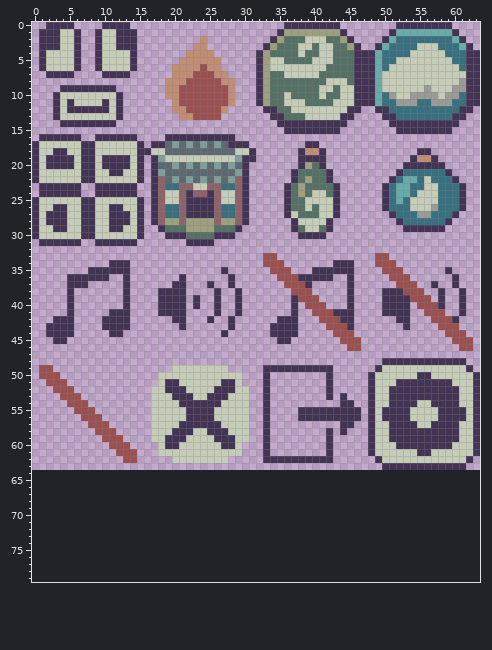
File history of a sprite sheet, src/ui/icons.png. This is how it looked before the edit.
The file is 64x64 pixels. The old version is drawn lined up with the new one, on the new canvas.
Once edited:
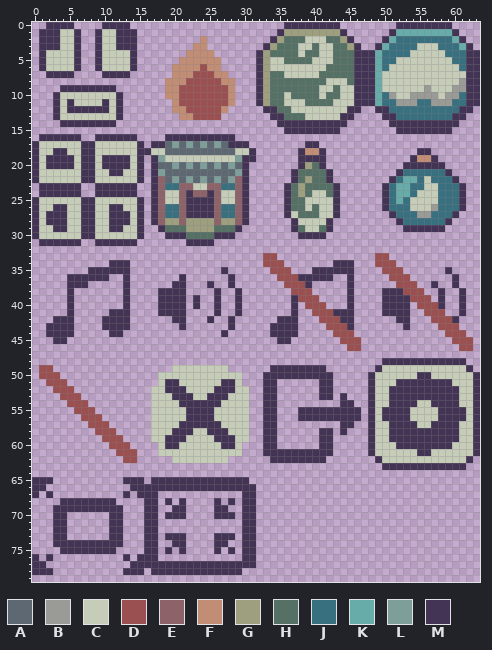
Palette (. is transparent): A #5d6872  B #9a9a97  C #c5ccb8  D #9a4f50  E #8d6268  F #c28d75  G #9d9f7f  H #557064  J #387080  K #68aca9  L #7e9e99  M #433455
The exact change:
canvas 64x64 -> 64x80
y 49: x 33 M -> .; x 42 M -> .
y 50: x 34..41 ........ -> MMMMMMMM
y 51..53: x 34 . -> M; x 41 . -> M
y 54..57: x 34 . -> M
y 58..60: x 34 . -> M; x 41 . -> M
y 61: x 34..41 ........ -> MMMMMMMM
y 62: x 33 M -> .; x 42 M -> .
y 65: x 0..2 ... -> MMM; x 13..15 ... -> MMM; x 17..30 .............. -> MMMMMMMMMMMMMM
y 66: x 0..1 .. -> MM; x 14..31 .................. -> MMMMMMMMMMMMMMMMMM
y 67: x 0 . -> M; x 2 . -> M; x 13 . -> M; x 15..17 ... -> MMM; x 30..31 .. -> MM
y 68: x 4..11 ........ -> MMMMMMMM; x 16..17 .. -> MM; x 19 . -> M; x 21 . -> M; x 26 . -> M; x 28 . -> M; x 30..31 .. -> MM
y 69: x 3..12 .......... -> MMMMMMMMMM; x 16..17 .. -> MM; x 20..21 .. -> MM; x 26..27 .. -> MM; x 30..31 .. -> MM
y 70: x 3..4 .. -> MM; x 11..12 .. -> MM; x 16..17 .. -> MM; x 19..21 ... -> MMM; x 26..28 ... -> MMM; x 30..31 .. -> MM
y 71..72: x 3..4 .. -> MM; x 11..12 .. -> MM; x 16..17 .. -> MM; x 30..31 .. -> MM
y 73: x 3..4 .. -> MM; x 11..12 .. -> MM; x 16..17 .. -> MM; x 19..21 ... -> MMM; x 26..28 ... -> MMM; x 30..31 .. -> MM
y 74: x 3..12 .......... -> MMMMMMMMMM; x 16..17 .. -> MM; x 20..21 .. -> MM; x 26..27 .. -> MM; x 30..31 .. -> MM
y 75: x 4..11 ........ -> MMMMMMMM; x 16..17 .. -> MM; x 19 . -> M; x 21 . -> M; x 26 . -> M; x 28 . -> M; x 30..31 .. -> MM
y 76: x 0 . -> M; x 2 . -> M; x 13 . -> M; x 15..17 ... -> MMM; x 30..31 .. -> MM
y 77: x 0..1 .. -> MM; x 14..31 .................. -> MMMMMMMMMMMMMMMMMM
y 78: x 0..2 ... -> MMM; x 13..15 ... -> MMM; x 17..29 ............. -> MMMMMMMMMMMMM
Changed places in both pictures, as pixel boxes (x1, y1, x2, y2):
changed: (32, 365, 333, 575)
